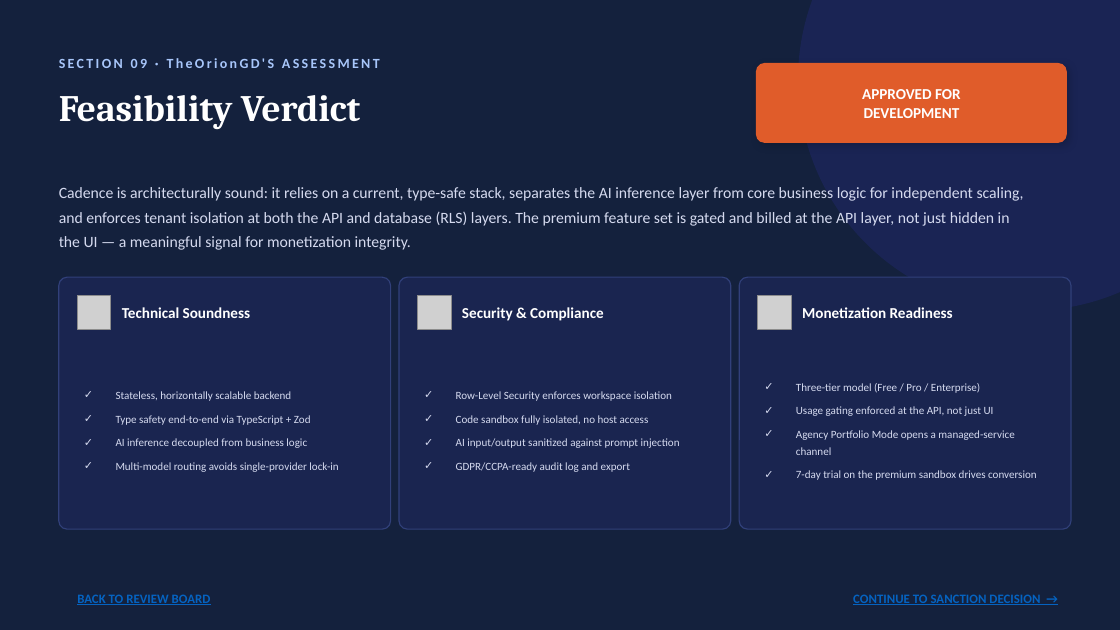
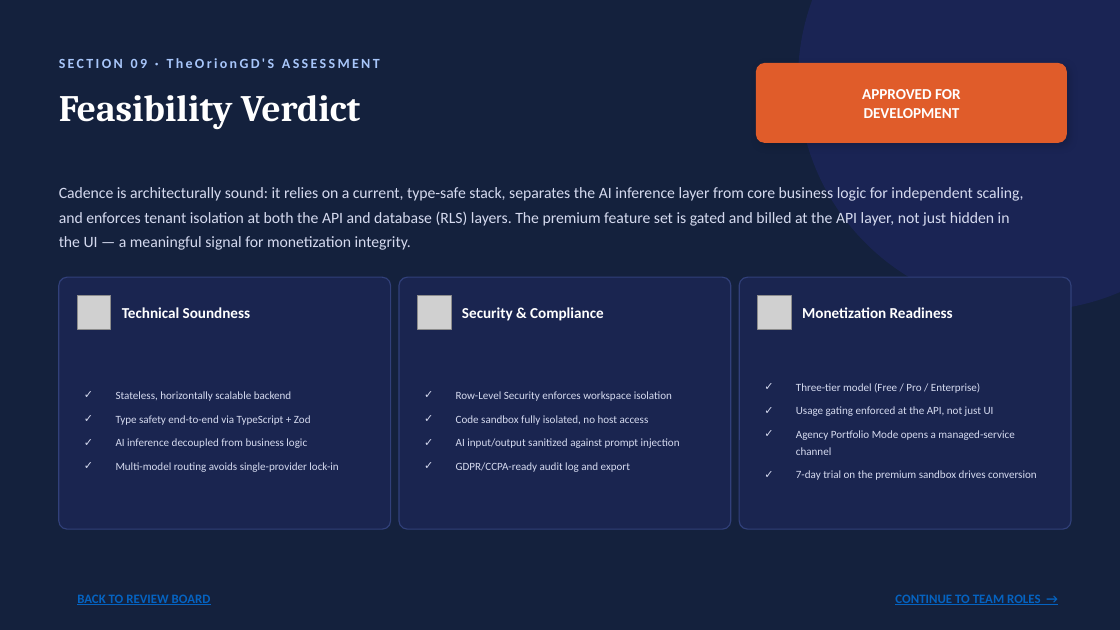
Before and after one commit to TheOrionGD/Cadence, a slide deck: slide 12 of Cadence_Proposal_Review.pptx. Drawn at 1120x630 pixels with LibreOffice and Linux fonts; fonts in the diff are those of the drawing; grey boxes stand for pictures; background and template pictures are left out. Boxes give left, top, right and bottom in pixels: in the first picture for what was removed or moved away, otherwise in the second. Text is boxed around its words. In the diff, an @@ line names an element or a change of style, - is before the commit and + after.

Commit message:
docs: add Development Team & Roles slide to Proposal Review presentation

```diff
--- a/Cadence_Proposal_Review.pptx
+++ b/Cadence_Proposal_Review.pptx
@@ text at bbox=[895, 594, 1040, 605]: text changed @@
-CONTINUE TO SANCTION DECISION →
+CONTINUE TO TEAM ROLES →
```
Also in this commit, not shown: 1 slide added.
